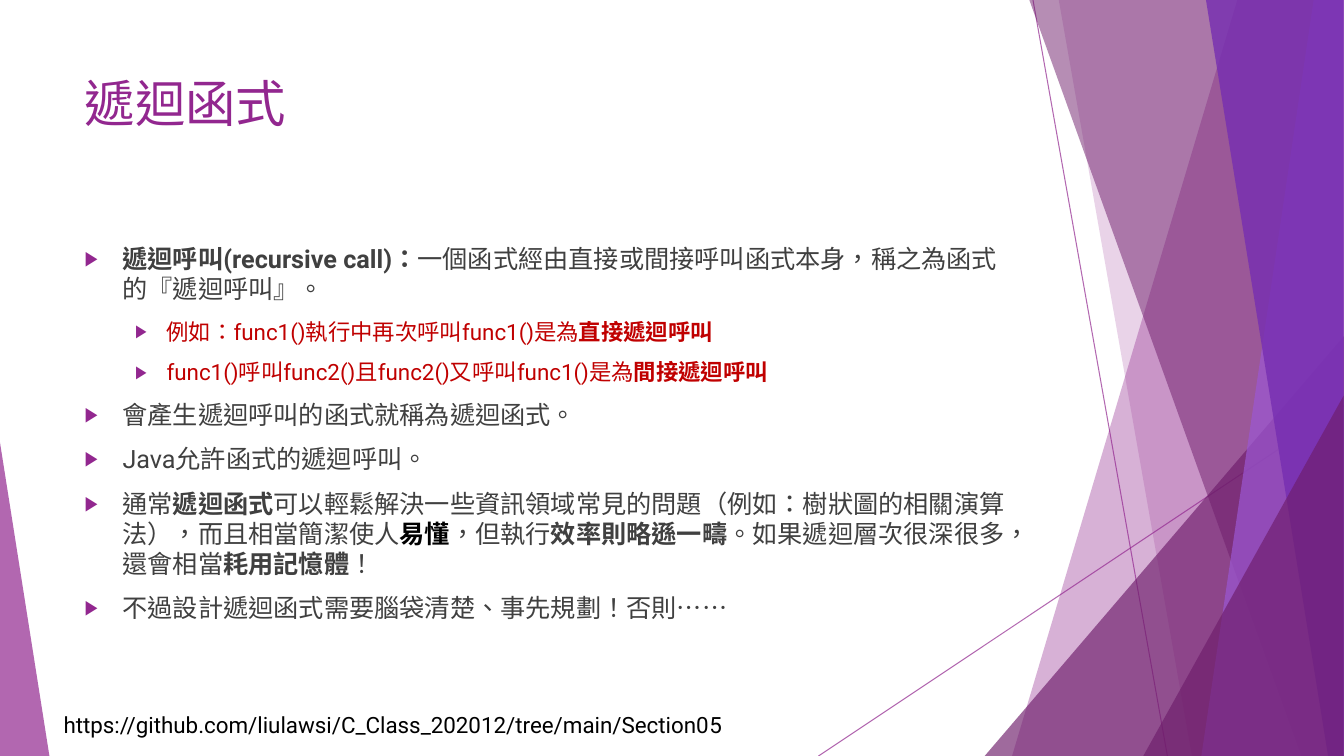
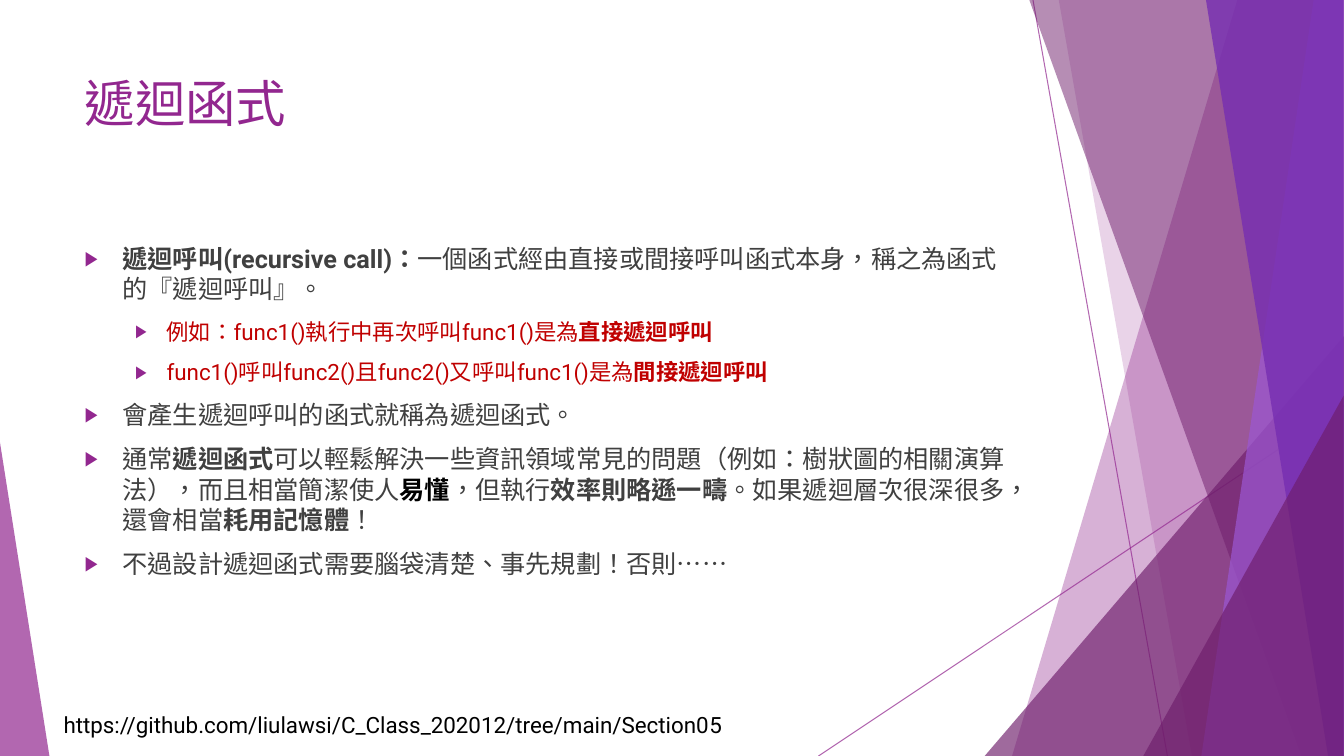
Before and after one commit to liulawsi/My_PPTs, a slide deck: slide 27 of CHING JIAN/C_Class/05函式一定要會的啦.pptx (slide 33 before the commit). Drawn at 1344x756 pixels with LibreOffice and Linux fonts; fonts in the diff are those of the drawing. Boxes give left, top, right and bottom in pixels: in the first picture for what was removed or moved away, otherwise in the second. Text is boxed around its words. In the diff, an @@ line names an element or a change of style, - is before the commit and + after.

```diff
--- a/CHING JIAN/C_Class/05函式一定要會的啦.pptx
+++ b/CHING JIAN/C_Class/05函式一定要會的啦.pptx
@@ text at (x1=123, y1=447, x2=428, y2=470): paragraph removed @@
-▶ Java允許函式的遞迴呼叫。
```
Also in this commit, not shown: 19 other slides changed, 11 slides removed.
